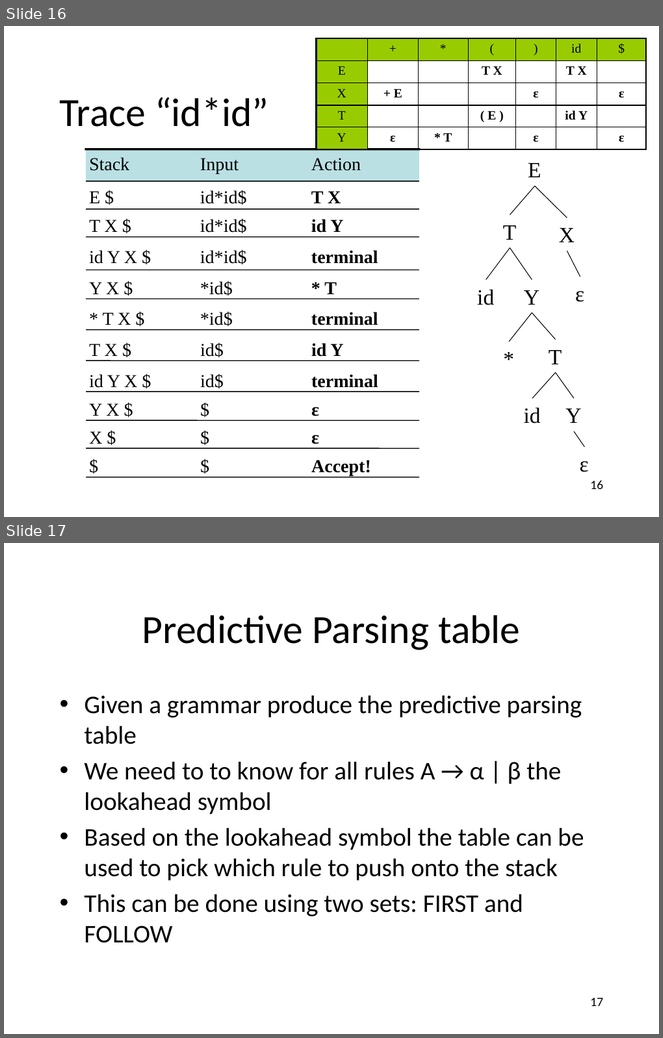
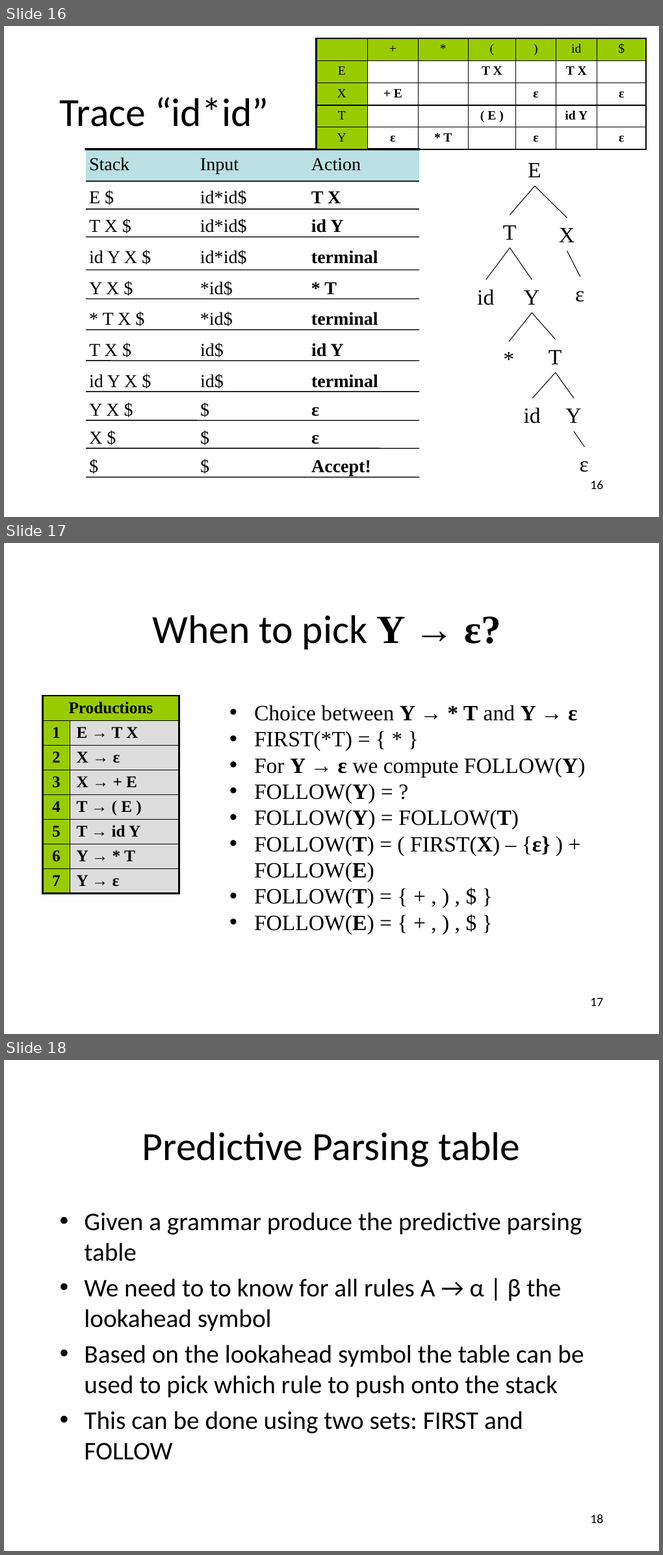
Before and after one commit to anoopsarkar/compilers-class, a slide deck: assets/ppt/parsing/td2-ll_1-parsing.pptx. Shown one above the other, each under a label of ours: slides 16 and 17 before the commit, slides 16, 17 and 18 after it. The pictures are 663x1038 and 663x1555 pixels, drawn with LibreOffice and Linux fonts; fonts in the diff are those of the drawing. Boxes give left, top, right and bottom in pixels: in the first picture for what was removed or moved away, otherwise in the second. Text is boxed around its words. In the diff, an @@ line names an element or a change of style, - is before the commit and + after.

```diff
--- a/assets/ppt/parsing/td2-ll_1-parsing.pptx
+++ b/assets/ppt/parsing/td2-ll_1-parsing.pptx
@@ slide 17 added at [4, 543, 659, 1034], background #FFFFFF @@
@@ title added at [152, 615, 501, 650], 44 pt, text #000000 @@
+When to pick Y → ε?
@@ table added at [42, 696, 180, 905], 8 rows, 2 columns @@
+Productions | 
+1 | E → T X
+2 | X → ε
+3 | X → + E
+4 | T → ( E )
+5 | T → id Y
+6 | Y → * T
+7 | Y → ε
@@ text added at [254, 705, 586, 934], 24 pt, text #000000 @@
+• Choice between Y → * T and Y → ε
+• FIRST(*T) = { * }
+• For Y → ε we compute FOLLOW(Y)
+• FOLLOW(Y) = ?
+• FOLLOW(Y) = FOLLOW(T)
+• FOLLOW(T) = ( FIRST(X) – {ε} ) + FOLLOW(E)
+• FOLLOW(T) = { + , ) , $ }
+• FOLLOW(E) = { + , ) , $ }
@@ page number added at [590, 998, 603, 1006], 14 pt, text #000000 @@
+17
@@ what was slide 17 is now slide 18 @@
@@ page number at [590, 1514, 603, 1523]: text changed @@
-17
+18
```
Also in this commit, not shown: 2 slides changed, 2 other files.
